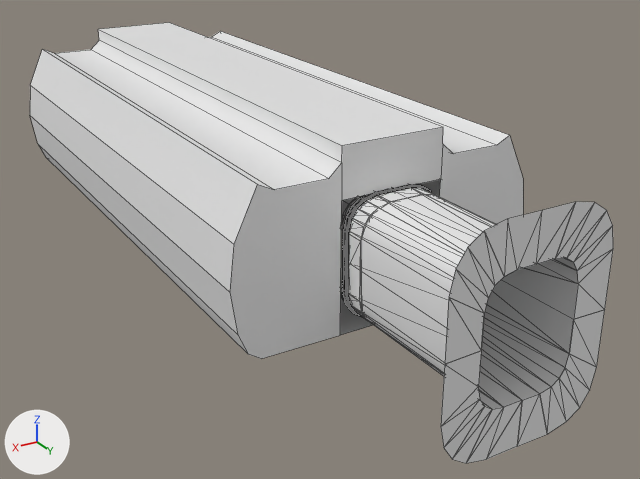
Before and after pictures for a commit that changed the Blender file Models/NeistAir/18PC.blend.
Camera for both pictures: a 50 mm camera at (2.41, 5.11, 1.82) aimed at (-0.16, 0.81, -0.33). Every picture has the same lights, and +X, +Y and +Z are marked at lower left. Mesh edges are drawn as thin lines.

The scene before the commit, as lines of its bpy script (objects in view):
```python
me_18pc_iva = bpy.data.meshes.new('18PC-IVA')
me_18pc_iva.from_pydata(...)  # 48 vertices, 26 faces; spans x -0.9..0.9, y -1.77..1.77, z -0.4..0.6
# before: 44 (-0.3, 1.77, 0.33) at pixel (440, 179), 45 (0.3, 1.77, 0.33) at pixel (341, 200)
me_hatch_plane_frame = bpy.data.meshes.new('Hatch_Plane_Frame')
me_hatch_plane_frame.from_pydata(...)  # 1728 vertices, 576 faces; spans x -0.275..0.275, y -0.023..0.02, z -0.338..0.338
me_hatch_plane_frame.materials.append(mat_hatches)
ob_hatch_plane = bpy.data.objects.new('Hatch_Plane', None)
ob_hatch_plane.location = (0.0, 1.773, 0.0)
ob_hatch_plane.rotation_euler = (1.571, 0.0, 0.0)  # degrees (90, 0, 0)
ob_hatch_plane_frame = bpy.data.objects.new('Hatch_Plane_Frame', me_hatch_plane_frame)
ob_hatch_plane_frame.parent = ob_hatch_plane
ob_hatch_plane_frame.location = (0.0, 0.0, 0.0)
ob_hatch_plane_frame.rotation_euler = (1.571, 0.0, 3.142)  # degrees (90, 0, 180)
ob_shellcollider = bpy.data.objects.new('shellCollider', me_18pc_iva)
ob_shellcollider.parent = ob_freeiva
ob_shellcollider.location = (0.0, 0.0, 0.0)
# also in view: 'cutout' at (0.0, 1.81, 0.0); 'tube' at (0.0, 2.27, 0.0); 'flange' at (0.0, 2.77, 0.0)
```
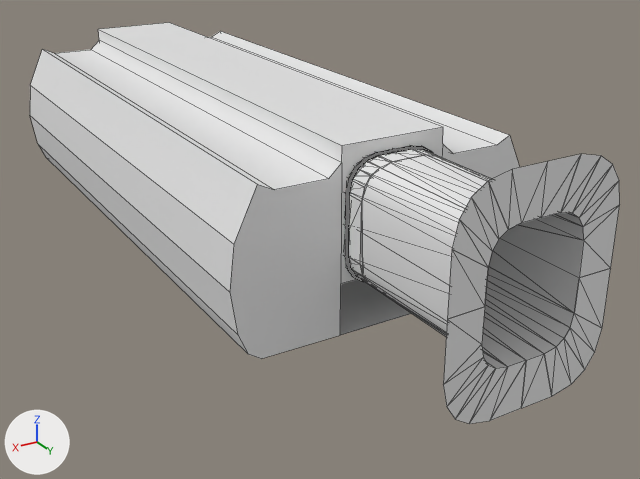
ob_hatch_plane is not drawn itself; it is the parent of ob_cutout, ob_hatch_plane_frame, ob_tube.

What differs and where, as boxes [x1, y1, x2, y2] in the pictures (640 x 479 px; the box of a moved part takes in the faces that stretch with it):
'shellCollider', reshaped: before [30, 22, 523, 359]; after [30, 22, 519, 359]
'flange', moved: before [441, 202, 613, 463]; after [443, 154, 620, 424]
'tube', moved: before [361, 195, 578, 409]; after [362, 155, 584, 368]
'cutout', moved: before [341, 188, 435, 321]; after [349, 149, 437, 284]
'Hatch_Plane_Frame', moved: before [343, 184, 432, 317]; after [345, 146, 433, 282]
part 1 of me_18pc_iva, moved or reshaped: before [230, 127, 523, 359]; after [230, 127, 519, 359]

The edits, one by one:
me_18pc_iva has 48 vertices, 26 faces and spans x -0.9..0.9, y -1.77..1.77, z -0.4..0.6.
me_18pc_iva is used by ob_shellcollider; parent ob_freeiva; location (0.0, 0.0, 0.0).
Verts and faces of me_18pc_iva; kept vertices keep their numbers, new ones are numbered from 48.
Part 1, on me_18pc_iva:
Vertex 44 moves to (-0.3, 1.77, -0.11).
Vertex 45 moves to (0.3, 1.77, -0.11), pixel (340, 283).
Object 'Hatch_Plane' (ob_hatch_plane) moves from (0.0, 1.773, 0.0) to (0.0, 1.773, 0.2).
